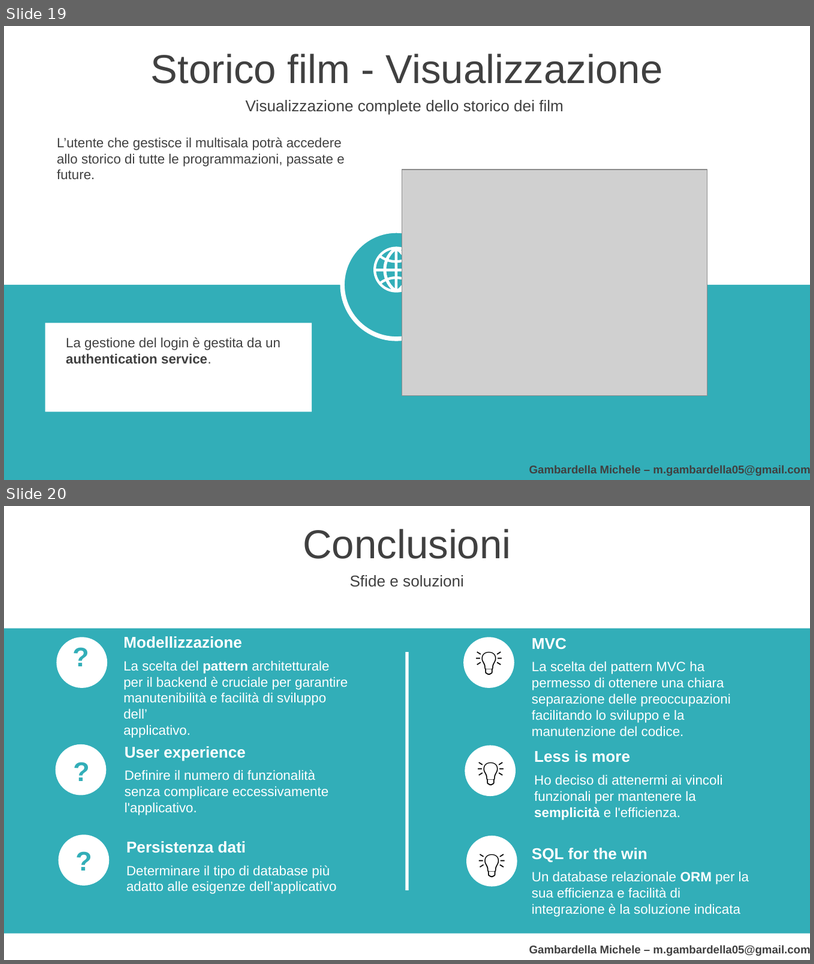
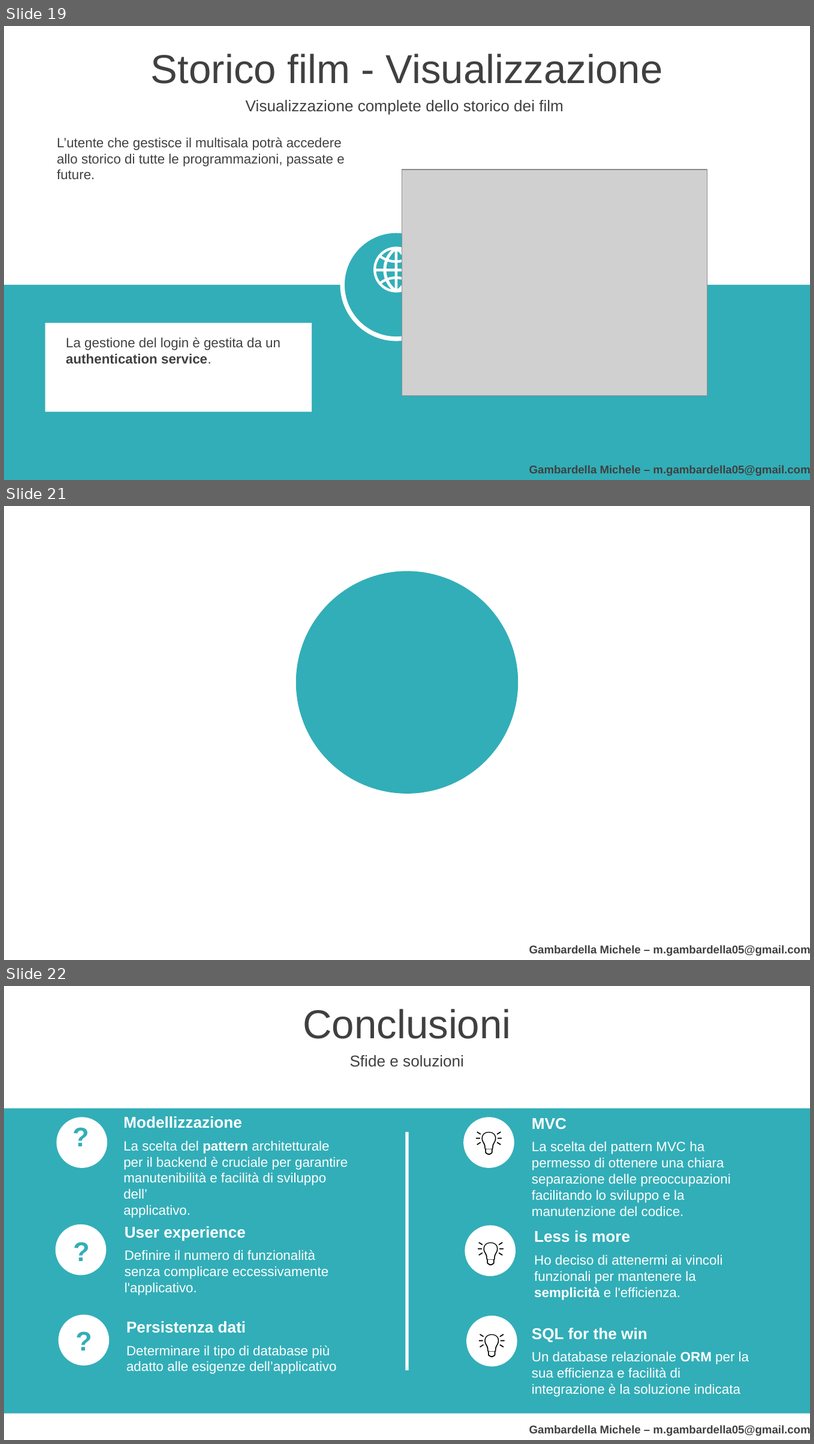
Before and after one commit to GambaX/AppCinema, a slide deck: AppCinema_MicheleGambardella.pptx. Shown one above the other, each under a label of ours: slides 19 and 20 before the commit, slides 19, 21 and 22 after it; the slides between them are not shown. The pictures are 814x964 and 814x1444 pixels, drawn with LibreOffice and Linux fonts; fonts in the diff are those of the drawing; grey boxes stand for pictures; background and template pictures are left out. Boxes give left, top, right and bottom in pixels: in the first picture for what was removed or moved away, otherwise in the second. Text is boxed around its words. In the diff, an @@ line names an element or a change of style, - is before the commit and + after.

```diff
--- a/AppCinema_MicheleGambardella.pptx
+++ b/AppCinema_MicheleGambardella.pptx
@@ slide 21 added at [4,506,810,960], background picture (left out) @@
@@ ellipse added at [296,571,518,794], fill #32AEB8 @@
@@ text added at [530,945,810,955], 10 pt, text #404040, bold @@
+Gambardella Michele – m.gambardella05@gmail.com
@@ what was slide 20 is now slide 22 @@
```
Also in this commit, not shown: 1 other slide added.
